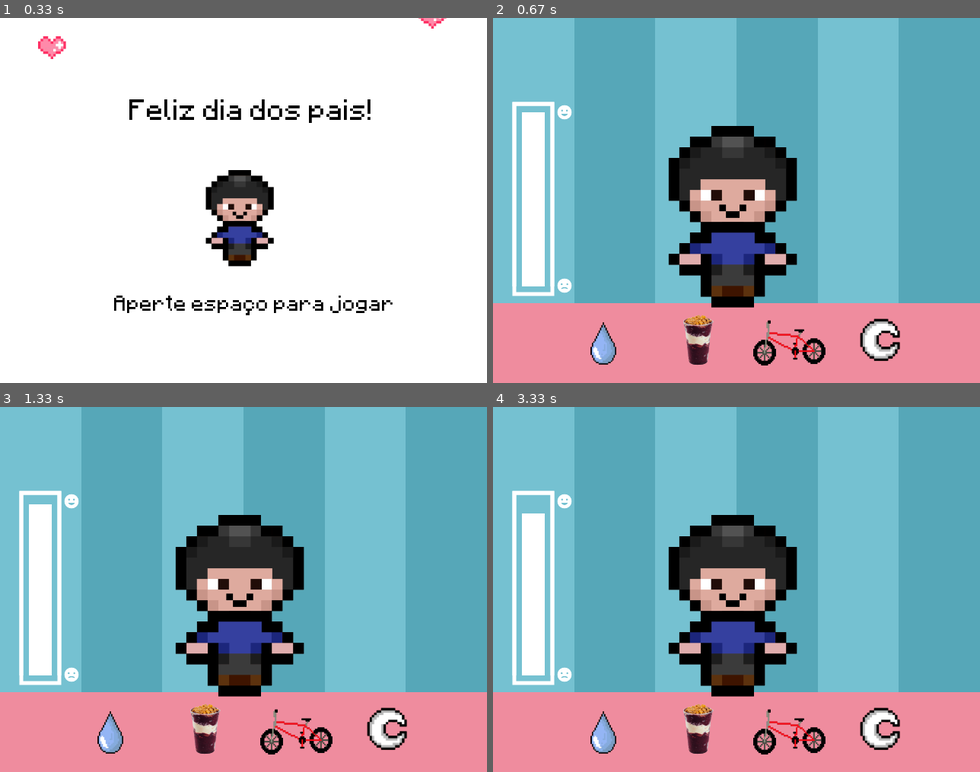
Above: before the commit, frames 1-4 (two rows, left to right).
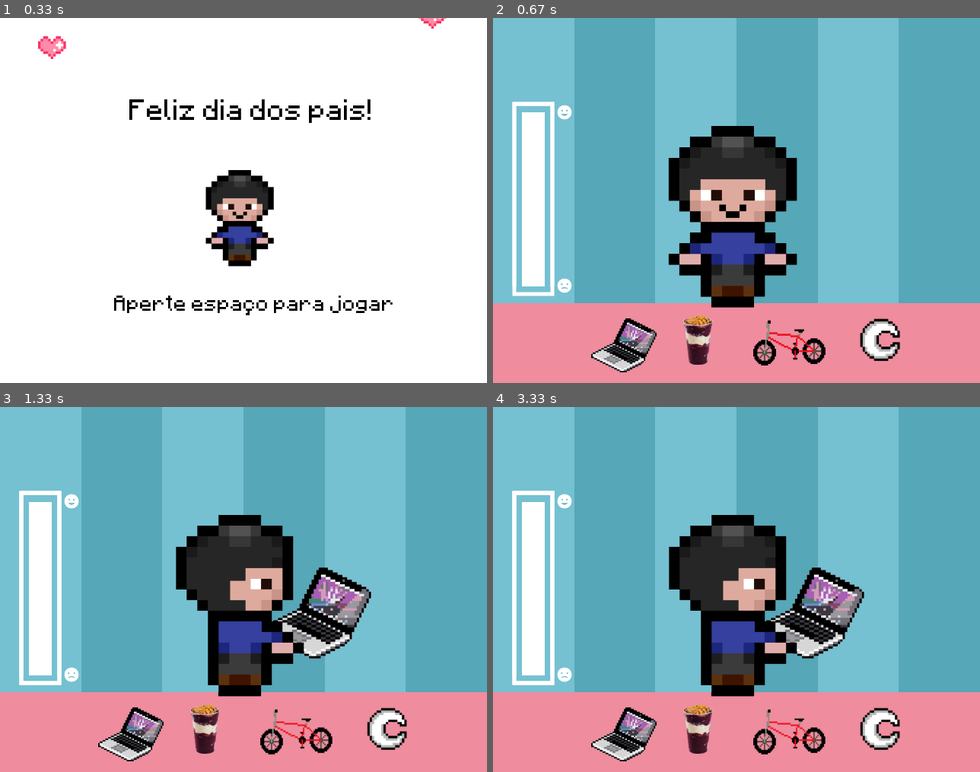
Above: after the commit, the same moments.

Repository: laumelos/Pygame
Game: pygame game, started from index.py
Same seed, same stepped clock (60 frames per second), same inputs: the game is played once before the commit and once after it.
Inputs (mouse positions are in pixels of both pictures, inside the frame that each line leads up to):
- Up to frame 1 (0.33 s): no input
- Up to frame 2 (0.67 s): tap Space at 0.33 s
- Up to frame 3 (1.33 s): press the mouse at (131, 735) at 0.7 s; move the mouse to (141, 596) at 0.8 s; release the mouse at (146, 458) at 0.93 s
- Up to frame 4 (3.33 s): no input

Frame 1 is identical in both runs. In frame 2, 1.3% of the frame differs, in the area x 20-34%, y 82-98%; in frame 3, 7.0%; in frame 4, 7.2%, in the area x 3-84%, y 26-98%.

Commit message:
add function

Diff:
--- a/index.py
+++ b/index.py
@@ -38,6 +38,7 @@
 skindormir =  pygame.image.load ('images/skindormir.png')
 bike = pygame.image.load('images/bike.png')
 familyphoto = pygame.image.load('images/familyphoto.png')
+skindev = pygame.image.load('images/skindev.png')
 # fundo variations
 fundo = pygame.image.load ("images/fundojogo.png")
 fundoazul = pygame.image.load ('images/fundoazul.png')
@@ -52,6 +53,7 @@
 chewsound = mixer.Sound('sounds/chewsound.wav')
 clicksound = mixer.Sound('sounds/clicksound.wav')
 gameoversound = mixer.Sound('sounds/gameoversound.wav')
+typingsound = mixer.Sound('sounds/typingsound.wav')
 #music
 mixer.music.load('sounds/backgroundmusic.wav')
 mixer.music.play(-1)
@@ -89,7 +91,7 @@
 
 #button agua
 agua_img = pygame.image.load("images/agua.png").convert_alpha()
-agua_img = button(120, 395, agua_img)
+agua_img = button(120, 390, agua_img)
 
 #button morango
 morango_img = pygame.image.load ("images/morango.png").convert_alpha()
@@ -172,7 +174,7 @@
         tela.blit(cat,(230,142))
 
         #button images
-        tela.blit(water,(120, 395))
+        tela.blit(water,(120, 390))
         tela.blit(morango,(250, 390))
         tela.blit(bike,(342,390))
         tela.blit(lua,(470, 390))
@@ -216,9 +218,10 @@
         if (agua_img.draw(tela)):
             #images
             tela.blit(framebarra,(25,110))
-            tela.blit(bubbles,(210, 80))
-            #sounds
-            bubblesound.play()
+            tela.blit(fundoazul,(107,0))
+            tela.blit(skindev,(231,142))
+            #sounds
+            typingsound.play()
             #wait
             pygame.display.update()
             time.sleep(5)
Binary file changed: images/agua.png
Binary file added: images/skindev.png
Not shown, added: sounds/typingsound.wav
